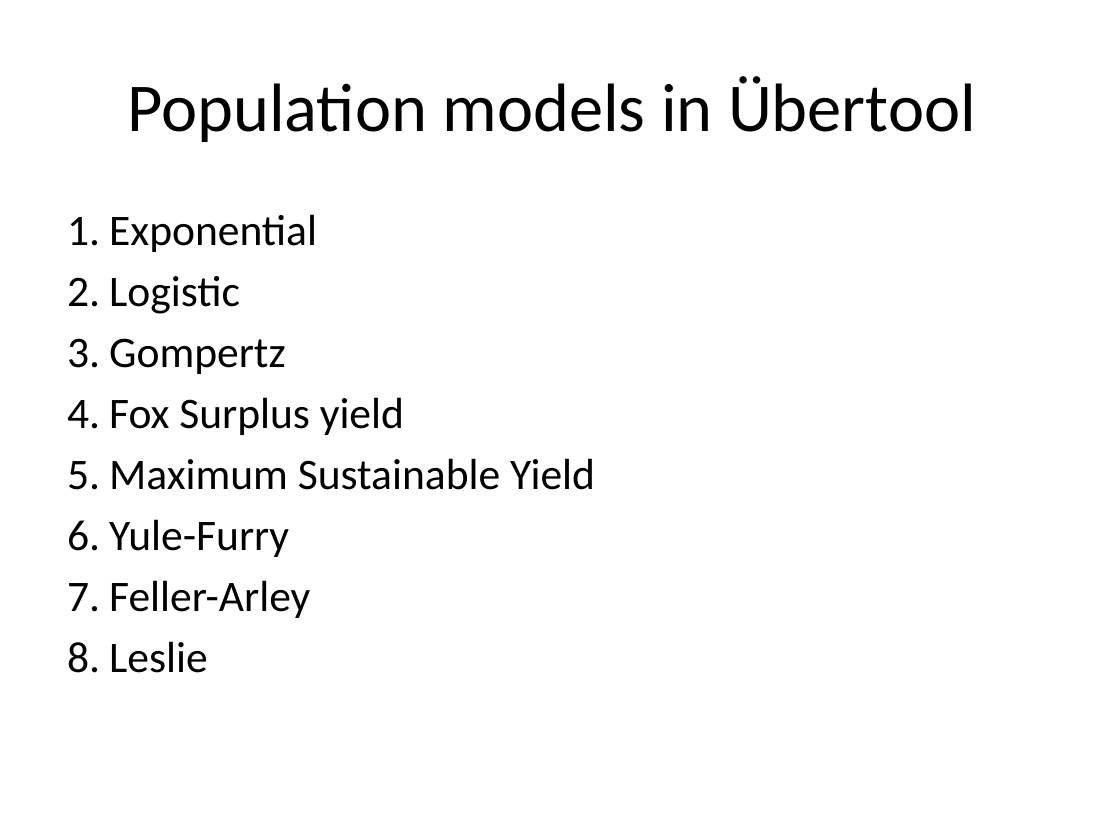
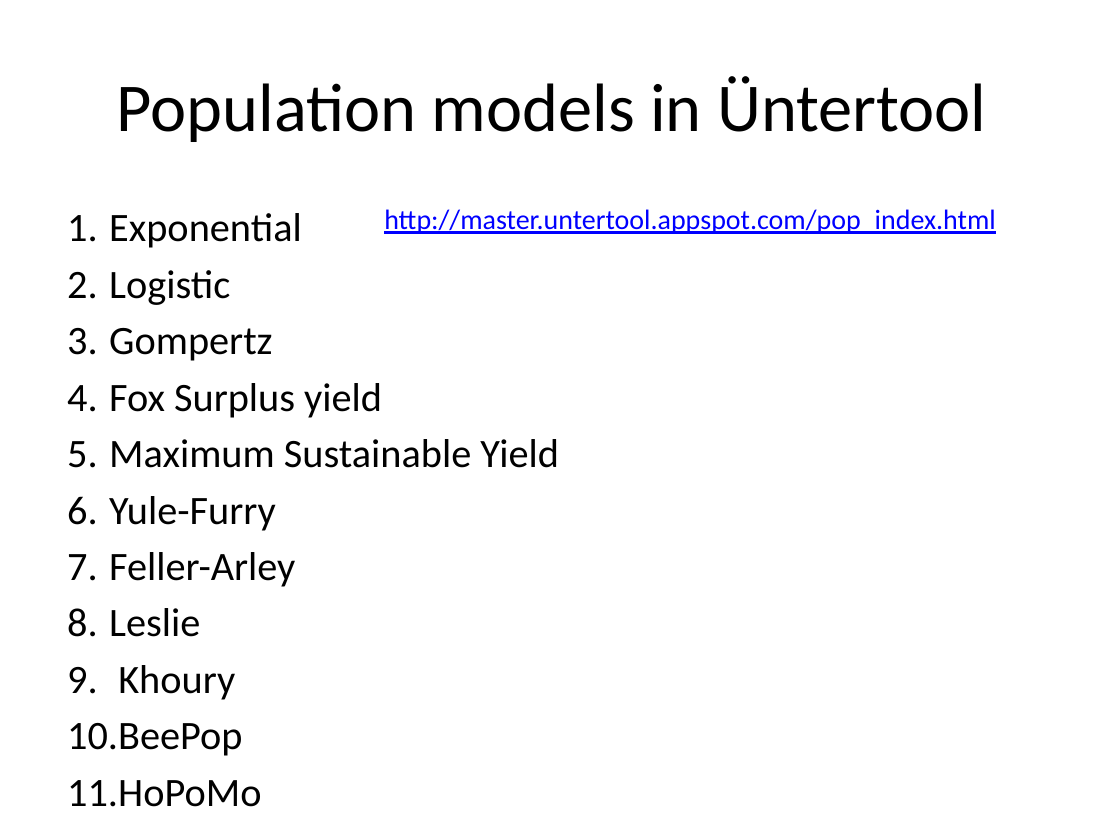
Before and after one commit to puruckertom/esa_python, a slide deck: slide 2 of esa_python_block11_popmodels.pptx. Drawn at 1120x840 pixels with LibreOffice and Linux fonts; fonts in the diff are those of the drawing. Boxes give left, top, right and bottom in pixels: in the first picture for what was removed or moved away, otherwise in the second. Text is boxed around its words. In the diff, an @@ line names an element or a change of style, - is before the commit and + after.

```diff
--- a/esa_python_block11_popmodels.pptx
+++ b/esa_python_block11_popmodels.pptx
@@ title at bbox=[116, 76, 986, 142]: text changed @@
-Population models in Übertool
+Population models in Üntertool
@@ text added at bbox=[384, 209, 995, 234], 18 pt, text #0000FF, underline @@
+http://master.untertool.appspot.com/pop_index.html
@@ text at bbox=[109, 213, 559, 637]: size 28 to 25.9 pt in "Exponential", "Logistic", "Gompertz", "Fox Surplus yield" and 4 more places @@
@@ text at bbox=[67, 665, 261, 807]: paragraphs added @@
+9. Khoury
+10. BeePop
+11. HoPoMo
```
Also in this commit, not shown: 2 other slides changed, 5 other files.
